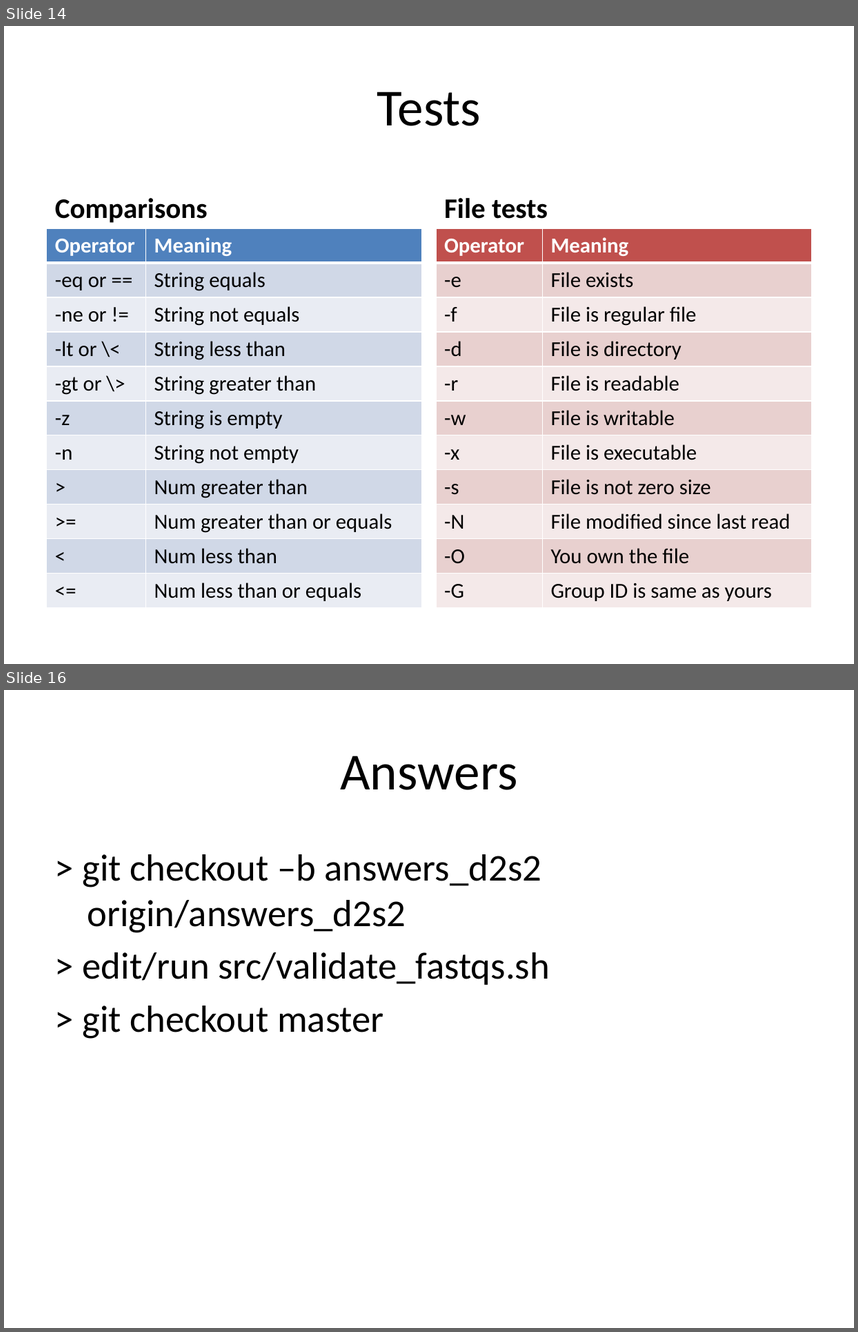
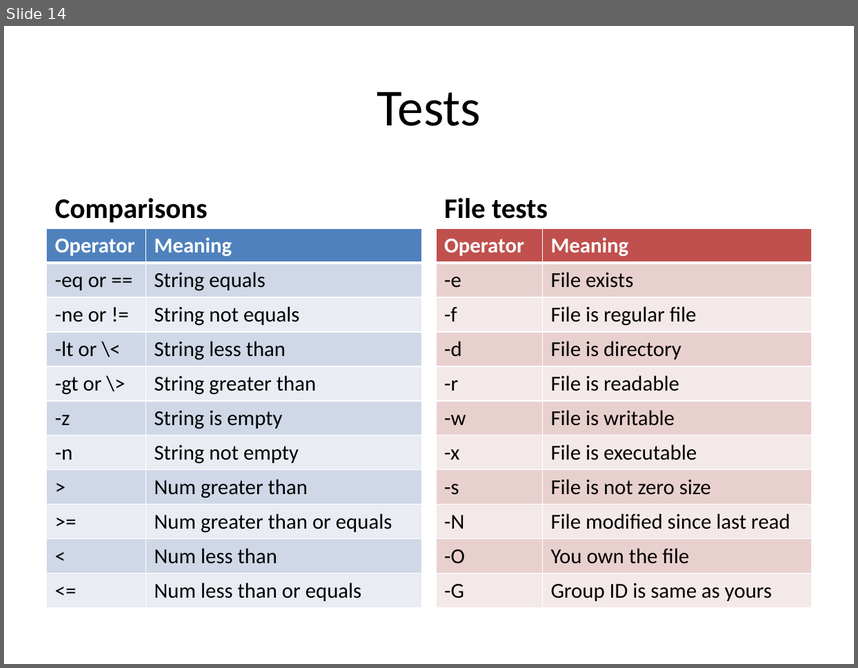
Before and after one commit to naturalis/arangs, a slide deck: doc/slides/day2/session1/CLIScripting.pptx. Shown one above the other, each under a label of ours: slides 14 and 16 before the commit, slide 14 after it; the slides between them are not shown. The pictures are 858x1332 and 858x668 pixels, drawn with LibreOffice and Linux fonts; fonts in the diff are those of the drawing. Boxes give left, top, right and bottom in pixels: in the first picture for what was removed or moved away, otherwise in the second. Text is boxed around its words. In the diff, an @@ line names an element or a change of style, - is before the commit and + after.

```diff
--- a/doc/slides/day2/session1/CLIScripting.pptx
+++ b/doc/slides/day2/session1/CLIScripting.pptx
@@ slide 16 removed at (4, 690, 854, 1328), background #FFFFFF @@
@@ title removed at (340, 756, 517, 790) @@
-Answers
@@ text removed at (83, 854, 550, 1038) @@
-> git checkout –b answers_d2s2 origin/answers_d2s2
-> edit/run src/validate_fastqs.sh
-> git checkout master
```
Also in this commit, not shown: 1 slide changed, 9 other files.
